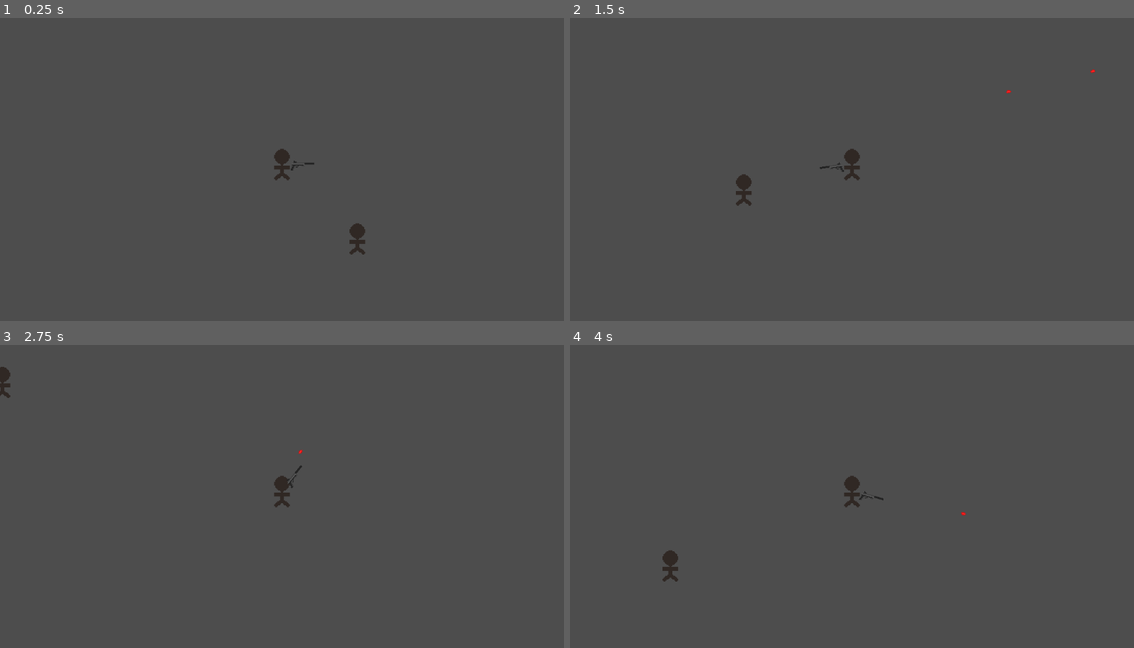
Above: before the commit, frames 1-4 (two rows, left to right).
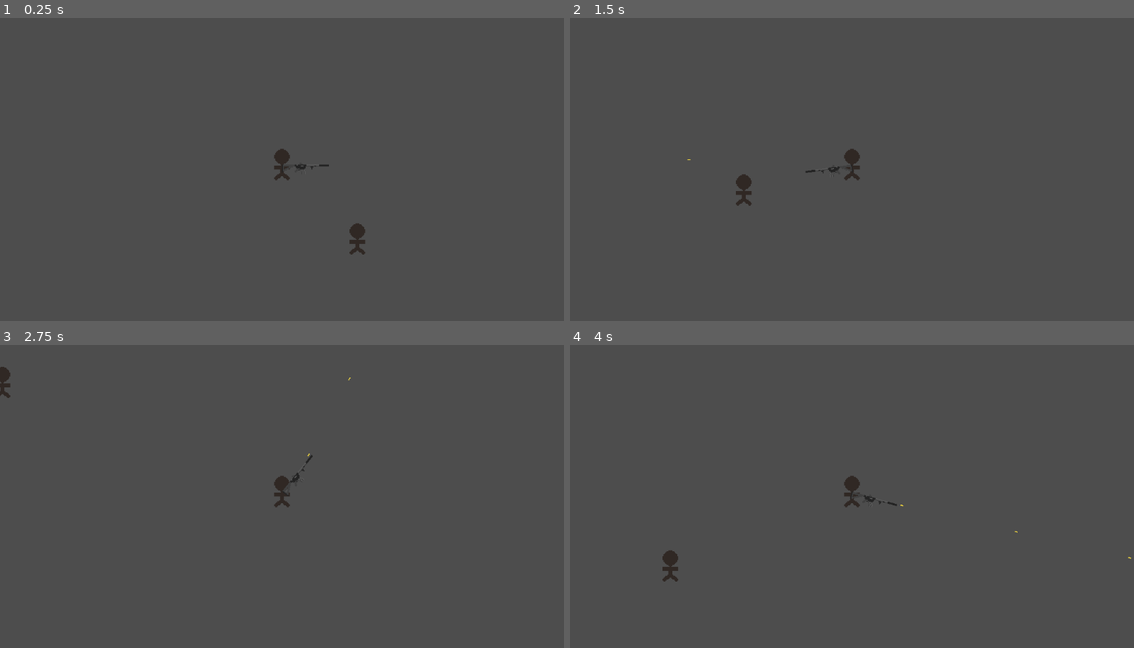
Above: after the commit, the same moments.

Repository: ExHilEr8/Personal-Game-Jam
Game: Godot game, scene res://scenes/main.tscn
The game is run twice, just before and just after one commit, with the same random seed, the same clock (stepped at 60 frames per second) and the same inputs. Sound files missing from this copy of the repository are replaced by a short silence.
Inputs (mouse positions are in pixels of both pictures, inside the frame that each line leads up to):
- Up to frame 1 (0.25 s): no input
- Up to frame 2 (1.5 s): tap Enter at 0.5 s; move the mouse to (976, 148) at 0.52 s; press the mouse at (976, 148) at 0.53 s; hold D (move_right) 0.53-1.28 s; move the mouse to (739, 181) at 1.27 s; release the mouse at (739, 181) at 1.28 s; hold S (move_down) from 1.28 s (still down); click (739, 181) at 1.35 s
- Up to frame 3 (2.75 s): move the mouse to (338, 420) at 2.02 s; release S (move_down) at 2.03 s; press the mouse at (338, 420) at 2.03 s; hold D (move_right) from 2.03 s (still down)
- Up to frame 4 (4 s): move the mouse to (823, 554) at 2.77 s; release D (move_right) at 2.78 s; release the mouse at (823, 554) at 2.78 s; hold W (move_up) 2.78-3.53 s; click (823, 554) at 2.85 s; tap Space at 3.5 s; move the mouse to (1021, 538) at 3.52 s; press the mouse at (1021, 538) at 3.53 s; hold A (move_left) from 3.53 s (still down)

The runs differ from the first frame. In frame 1, less than 0.1% of the frame differs, in the area x 50-59%, y 47-51%; in frame 2, less than 0.1%; in frame 3, less than 0.1%; in frame 4, less than 0.1%, in the area x 49-100%, y 48-71%.

Commit message:
Added M4 :)

Diff:
--- a/scenes/ImpactEffect.gd
+++ b/scenes/ImpactEffect.gd
@@ -15,11 +15,12 @@
 	audio_stream_player.queue_free()
 
 # Instantiates a given scene with a AnimatedSprite2D node to play an animation at a given position (One Shot)
-func play_animation(impact_animator: PackedScene, animation_name: String, animation_position: Vector2):
+func play_animation(impact_animator: PackedScene, animation_name: String, animation_position: Vector2, animation_rotation):
 	var impact_instance = impact_animator.instantiate()
 	get_tree().get_root().add_child(impact_instance)
 
 	impact_instance.position = animation_position
+	impact_instance.rotation = animation_rotation
 	impact_instance.play(animation_name)
 
 	await(impact_instance.animation_finished)
--- a/scenes/Projectile.gd
+++ b/scenes/Projectile.gd
@@ -1,7 +1,7 @@
 class_name Projectile extends ImpactEffect
 
 @export var impact_animator: PackedScene
-@export var animation_name: String = ""
+@export var animation_name: String = "bulletimpact"
 @export var impact_sound: AudioStream
 @export var sound_volume : float = 0.0
 @export var sound_attenuation: float = float(1)
@@ -18,7 +18,7 @@
 func on_enemy_hit(enemy: Node):
 	var bullet_global_position = get_global_position()
 
-	play_animation(impact_animator, animation_name, bullet_global_position)
+	play_animation(impact_animator, animation_name, bullet_global_position, get_global_rotation())
 	play_sound(impact_sound, bullet_global_position, sound_volume, sound_attenuation)
 	enemy_hit.emit(bullet_global_position, enemy)
 
--- a/scenes/WeaponController.gd
+++ b/scenes/WeaponController.gd
@@ -1,4 +1,4 @@
-extends Sprite2D
+class_name Weapon extends Sprite2D
 
 @export var projectile_speed: float = float(550)
 @export var fire_rate: float = float(0.3)
--- a/scenes/main.tscn
+++ b/scenes/main.tscn
@@ -2,7 +2,7 @@
 
 [ext_resource type="PackedScene" uid="uid://dbwiyy32jjiv8" path="res://scenes/player/player.tscn" id="1_scfp7"]
 [ext_resource type="Script" path="res://scenes/WeaponContainer.gd" id="2_ex5qh"]
-[ext_resource type="PackedScene" uid="uid://id5go3a541wm" path="res://scenes/weapons/pistols/pistol.tscn" id="3_kep7m"]
+[ext_resource type="PackedScene" uid="uid://cv3jeqsihp3ey" path="res://scenes/weapons/assault_rifles/m4.tscn" id="3_tawrs"]
 [ext_resource type="Texture2D" uid="uid://8ba48ruimrsk" path="res://assets/sprites/tempplayer.png" id="4_c8107"]
 
 [sub_resource type="RectangleShape2D" id="RectangleShape2D_vnd6t"]
@@ -15,8 +15,10 @@
 [node name="WeaponContainer" type="Node2D" parent="Player"]
 script = ExtResource("2_ex5qh")
 
-[node name="Pistol" parent="Player/WeaponContainer" instance=ExtResource("3_kep7m")]
-position = Vector2(21, 1)
+[node name="Weapon" parent="Player/WeaponContainer" instance=ExtResource("3_tawrs")]
+position = Vector2(24, 4)
+projectile_speed = 1200.0
+fire_rate = 0.075
 
 [node name="Tempplayer" type="Sprite2D" parent="."]
 position = Vector2(77, 76)
--- /dev/null
+++ b/scenes/projectile_animations/m4bulletanimation.tscn
@@ -0,0 +1,57 @@
+[gd_scene load_steps=9 format=3 uid="uid://cvv8wdprhevxn"]
+
+[ext_resource type="Script" path="res://scenes/prefabs/ProjectileAnimationEffect.gd" id="1_fju5b"]
+[ext_resource type="Texture2D" uid="uid://bq1hfun5lwwd5" path="res://assets/spritesheets/arbulletanimation-Sheet.png" id="1_tlysc"]
+
+[sub_resource type="AtlasTexture" id="AtlasTexture_a6ls1"]
+atlas = ExtResource("1_tlysc")
+region = Rect2(0, 0, 3, 1)
+
+[sub_resource type="AtlasTexture" id="AtlasTexture_52hql"]
+atlas = ExtResource("1_tlysc")
+region = Rect2(3, 0, 3, 1)
+
+[sub_resource type="AtlasTexture" id="AtlasTexture_efon1"]
+atlas = ExtResource("1_tlysc")
+region = Rect2(6, 0, 3, 1)
+
+[sub_resource type="AtlasTexture" id="AtlasTexture_jo4uu"]
+atlas = ExtResource("1_tlysc")
+region = Rect2(9, 0, 3, 1)
+
+[sub_resource type="AtlasTexture" id="AtlasTexture_wgfke"]
+atlas = ExtResource("1_tlysc")
+region = Rect2(12, 0, 3, 1)
+
+[sub_resource type="SpriteFrames" id="SpriteFrames_415qa"]
+animations = [{
+"frames": [{
+"duration": 1.0,
+"texture": SubResource("AtlasTexture_a6ls1")
+}, {
+"duration": 1.0,
+"texture": SubResource("AtlasTexture_52hql")
+}, {
+"duration": 1.0,
+"texture": SubResource("AtlasTexture_efon1")
+}, {
+"duration": 1.0,
+"texture": SubResource("AtlasTexture_jo4uu")
+}, {
+"duration": 1.0,
+"texture": SubResource("AtlasTexture_wgfke")
+}],
+"loop": false,
+"name": &"bulletimpact",
+"speed": 5.0
+}]
+
+[node name="BulletEffectAnimation" type="AnimatedSprite2D"]
+sprite_frames = SubResource("SpriteFrames_415qa")
+animation = &"bulletimpact"
+frame = 4
+frame_progress = 1.0
+speed_scale = 3.0
+script = ExtResource("1_fju5b")
+
+[connection signal="animation_finished" from="." to="." method="_on_animation_finished"]
--- /dev/null
+++ b/scenes/projectiles/m4bullet.tscn
@@ -0,0 +1,28 @@
+[gd_scene load_steps=6 format=3 uid="uid://cm0aq0yd2skvp"]
+
+[ext_resource type="Script" path="res://scenes/Projectile.gd" id="1_famcw"]
+[ext_resource type="PackedScene" uid="uid://cvv8wdprhevxn" path="res://scenes/projectile_animations/m4bulletanimation.tscn" id="2_juq4l"]
+[ext_resource type="Texture2D" uid="uid://tfqcnc4n5xkg" path="res://assets/sprites/arbullet.png" id="2_pfd3t"]
+[ext_resource type="AudioStream" uid="uid://c32xm70y8sshi" path="res://assets/audio/hitmarker.wav" id="3_qnwr5"]
+
+[sub_resource type="RectangleShape2D" id="RectangleShape2D_57cu1"]
+size = Vector2(3, 1)
+
+[node name="Projectile" type="RigidBody2D" groups=["Projectile"]]
+lock_rotation = true
+continuous_cd = 1
+max_contacts_reported = 1
+contact_monitor = true
+script = ExtResource("1_famcw")
+impact_animator = ExtResource("2_juq4l")
+impact_sound = ExtResource("3_qnwr5")
+sound_volume = -15.0
+sound_attenuation = 0.9
+
+[node name="Sprite2D" type="Sprite2D" parent="."]
+texture = ExtResource("2_pfd3t")
+
+[node name="CollisionShape2D" type="CollisionShape2D" parent="."]
+shape = SubResource("RectangleShape2D_57cu1")
+
+[connection signal="body_entered" from="." to="." method="_on_body_entered"]
--- /dev/null
+++ b/scenes/weapons/assault_rifles/m4.tscn
@@ -0,0 +1,14 @@
+[gd_scene load_steps=4 format=3 uid="uid://cv3jeqsihp3ey"]
+
+[ext_resource type="Script" path="res://scenes/WeaponController.gd" id="1_4crjc"]
+[ext_resource type="Texture2D" uid="uid://djoccl10ixo2k" path="res://assets/sprites/assaultrifle.png" id="1_hvxti"]
+[ext_resource type="PackedScene" uid="uid://cm0aq0yd2skvp" path="res://scenes/projectiles/m4bullet.tscn" id="2_iilyh"]
+
+[node name="Weapon" type="Sprite2D"]
+texture = ExtResource("1_hvxti")
+script = ExtResource("1_4crjc")
+projectile_speed = 800.0
+projectile = ExtResource("2_iilyh")
+
+[node name="BulletInstancePoint" type="Node2D" parent="."]
+position = Vector2(25, -3)
Binary file added: assets/sprites/arbullet.png
Not shown, added: assets/sprites/arbullet.png.import
Binary file added: assets/sprites/assaultrifle.png
Not shown, added: assets/sprites/assaultrifle.png.import
Binary file added: assets/spritesheets/arbulletanimation-Sheet.png
Not shown, added: assets/spritesheets/arbulletanimation-Sheet.png.import
